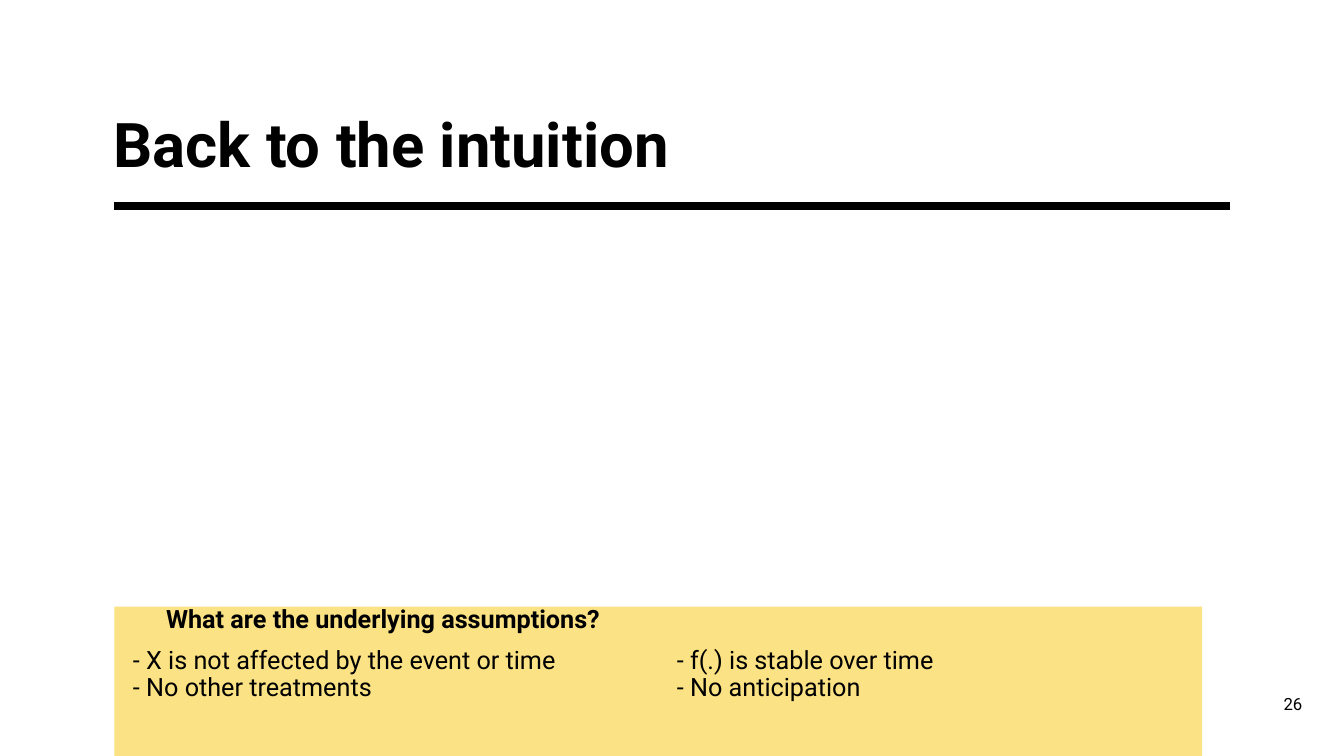
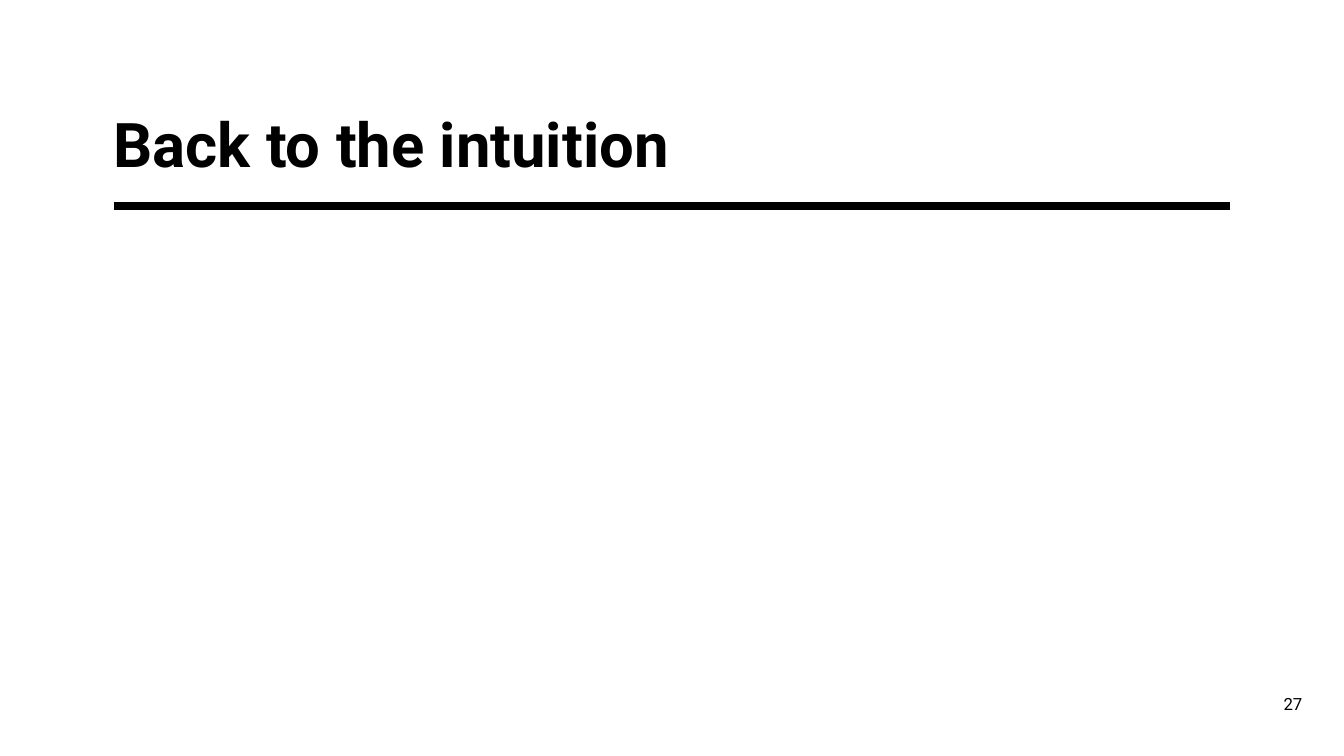
Before and after one commit to francescogranella/francescogranella.github.io, a slide deck: slide 27 of SCM.pptx (slide 26 before the commit). Drawn at 1344x756 pixels with LibreOffice and Linux fonts; fonts in the diff are those of the drawing; grey boxes stand for pictures. Boxes give left, top, right and bottom in pixels: in the first picture for what was removed or moved away, otherwise in the second. Text is boxed around its words. In the diff, an @@ line names an element or a change of style, - is before the commit and + after.

```diff
--- a/SCM.pptx
+++ b/SCM.pptx
@@ text removed at (x1=114, y1=607, x2=1202, y2=756) @@
-What are the underlying assumptions?
-- X is not affected by the event or time
-- No other treatments
-- f(.) is stable over time
-- No anticipation
@@ page number at (x1=1284, y1=698, x2=1303, y2=710): text changed @@
-26
+27
```
Also in this commit, not shown: 19 other slides changed, 3 slides added, 1 slide removed.
